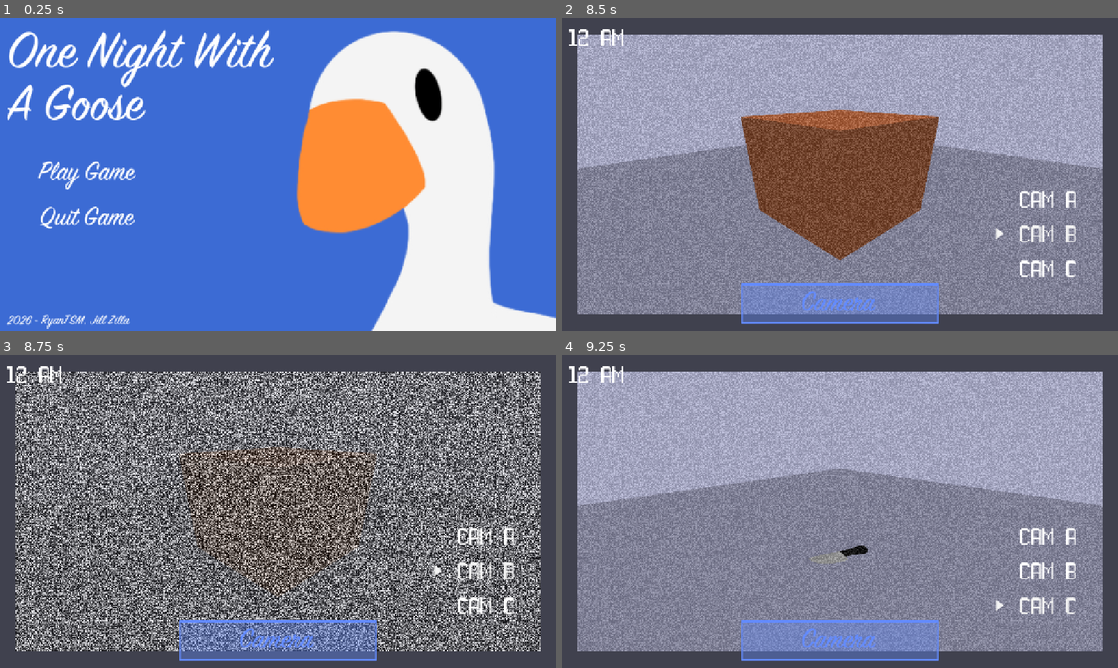
Above: before the commit, frames 1-4 (two rows, left to right).
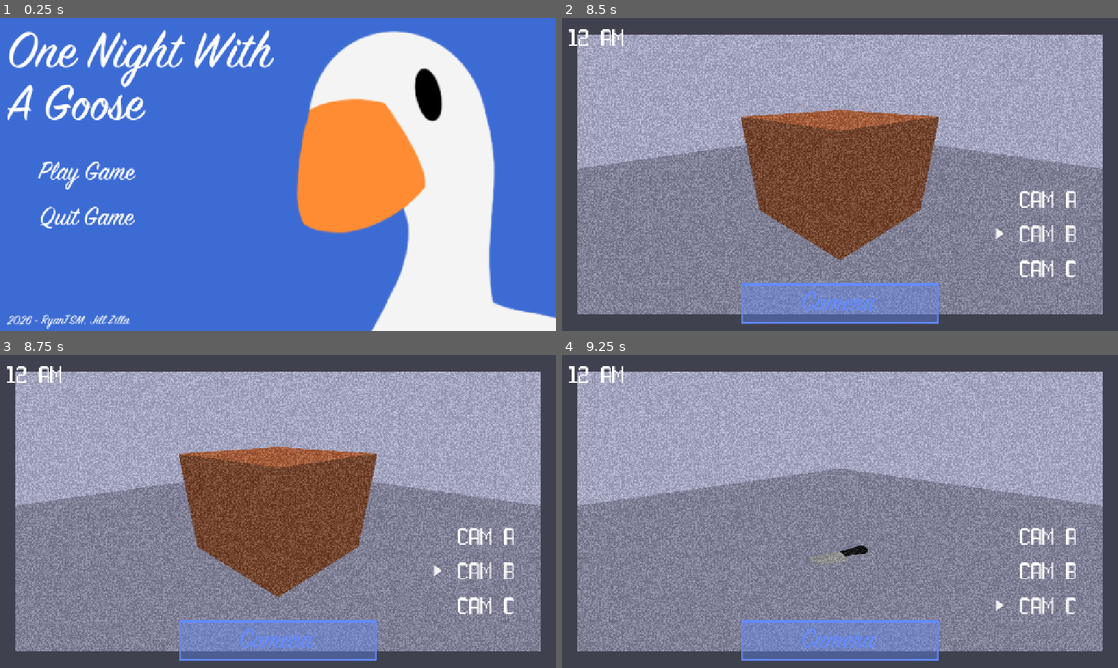
Above: after the commit, the same moments.

Repository: jillzilla/ONWAG
Game: Godot game, scene res://assets/scenes/title_screen.tscn
Same seed, same stepped clock (60 frames per second), same inputs: the game is played once before the commit and once after it.
Inputs (mouse positions are in pixels of both pictures, inside the frame that each line leads up to):
- Up to frame 1 (0.25 s): no input
- Up to frame 2 (8.5 s): click "Play Game" at 0.5 s; tap Enter at 1.25, 2.75 s; move the mouse to (962, 158) at 1.27 s; tap Space at 2, 3.5 s; move the mouse to (728, 190) at 2.02 s; move the mouse to (895, 105) at 2.77 s; move the mouse to (812, 237) at 3.52 s; click (840, 302) at 4.25 s; click "CAM A" at 5 s; click "CAM B" at 5.75 s; click "CAM C" at 6.5 s; click "CAM A" at 7.25 s; click "CAM B" at 8 s
- Up to frame 3 (8.75 s): no input
- Up to frame 4 (9.25 s): click "CAM C" at 8.75 s

Frames 1-2 are identical in both runs. In frame 3, 73% of the frame differs, in the area x 2-98%, y 5-95%; in frame 4, nothing differs.

Commit message:
inheritance and fixes

Diff:
--- a/assets/classes/characters/character.gd
+++ b/assets/classes/characters/character.gd
@@ -13,8 +13,15 @@
 @export var timer_kill_player : Timer;
 @export var timer_counter : Timer;
 
+@export var graphics : Dictionary[String,Sprite2D] = {};
+@export var cameras_for_graphics : Dictionary[String, Sprite2D] = {};
+
 @export var can_kill_player : bool = true;
 @export var can_player_counter : bool = true;
+
+@export var static_fade_effect : StaticFadeEffect;
+@export var camera_change_sound : AudioStreamPlayer;
+@export var monitor_mechanic : MonitorMechanic;
 
 #functions
 func _ready() -> void:
@@ -31,8 +38,10 @@
 
 func _timer_movement_timeout() -> void:
 	if randi_range(1,20) <= ai_level:
+		_trigger_static_effect();
 		_move();
 		_handle_graphics();
+		_trigger_static_effect();
 		_handle_sounds();
 
 	if current_location != location.office:
@@ -65,3 +74,16 @@
 
 func _annoy_player() -> void:
 	pass;
+
+func _trigger_static_effect() -> void:
+	if monitor_mechanic.isMonitorFullyOpened:
+		for i in cameras_for_graphics.size():
+			if cameras_for_graphics[cameras_for_graphics.keys()[i]].visible && graphics[graphics.keys()[i]].visible:
+				if static_fade_effect.is_emitting:
+					static_fade_effect.stop_effect.emit();
+				static_fade_effect._trigger_fade_effect(1,0.2,0.5);
+				camera_change_sound.play();
+
+func _reset_graphics_visibility() -> void:
+	for i in graphics.size():
+		graphics[graphics.keys()[i]].visible = false;
--- a/assets/classes/characters/goose.gd
+++ b/assets/classes/characters/goose.gd
@@ -2,13 +2,7 @@
 class_name Goose
 
 #variables
-@export var graphics : Dictionary[String,Sprite2D] = {};
-@export var cameras_for_graphics : Dictionary[String, Sprite2D] = {};
 @export var knife : Sprite2D;
-@export var static_fade_effect : StaticFadeEffect;
-@export var camera_change_sound : AudioStreamPlayer;
-@export var monitor_mechanic : MonitorMechanic;
-
 var camera_a_alt : bool = false;
 
 #functions
@@ -26,17 +20,7 @@
 			current_location = [location.camera_a,location.camera_b].pick_random();
 
 func _handle_graphics() -> void:
-	if monitor_mechanic.isMonitorFullyOpened:
-		for i in cameras_for_graphics.size():
-			if cameras_for_graphics[graphics.keys()[i]].visible:
-				if static_fade_effect.is_emitting:
-					static_fade_effect.stop_effect.emit();
-				static_fade_effect._trigger_fade_effect(1,0.2,0.5);
-				camera_change_sound.play();
-				break;
-
-	for i in graphics.size():
-		graphics[graphics.keys()[i]].visible = false;
+	_reset_graphics_visibility();
 
 	knife.visible = true;
 
--- a/assets/scenes/gameplay.tscn
+++ b/assets/scenes/gameplay.tscn
@@ -195,8 +195,12 @@
 text = "12 AM"
 metadata/_edit_lock_ = true
 
-[node name="Goose" type="Node" parent="." unique_id=1584512338 node_paths=PackedStringArray("graphics", "cameras_for_graphics", "knife", "static_fade_effect", "camera_change_sound", "monitor_mechanic", "timer_movement", "timer_kill_player")]
+[node name="Goose" type="Node" parent="." unique_id=1584512338 node_paths=PackedStringArray("knife", "timer_movement", "timer_kill_player", "graphics", "cameras_for_graphics", "static_fade_effect", "camera_change_sound", "monitor_mechanic")]
 script = ExtResource("14_br2i6")
+knife = NodePath("../HUD/CameraScreen/CameraC/Knife")
+ai_level = 20
+timer_movement = NodePath("Timer_Movement")
+timer_kill_player = NodePath("Timer_Kill_Player")
 graphics = {
 "camera_a": NodePath("../HUD/CameraScreen/CameraA/Goose1"),
 "camera_a_alt": NodePath("../HUD/CameraScreen/CameraA/Goose2"),
@@ -209,14 +213,10 @@
 "camera_b": NodePath("../HUD/CameraScreen/CameraB"),
 "camera_c": NodePath("../HUD/CameraScreen/CameraC")
 }
-knife = NodePath("../HUD/CameraScreen/CameraC/Knife")
+can_player_counter = false
 static_fade_effect = NodePath("../StaticFadeEffect")
 camera_change_sound = NodePath("../Camera_Change_Sound")
 monitor_mechanic = NodePath("../MonitorMechanic")
-ai_level = 20
-timer_movement = NodePath("Timer_Movement")
-timer_kill_player = NodePath("Timer_Kill_Player")
-can_player_counter = false
 metadata/_custom_type_script = "uid://jvpnih3sf8he"
 
 [node name="Timer_Movement" type="Timer" parent="Goose" unique_id=710525424]
